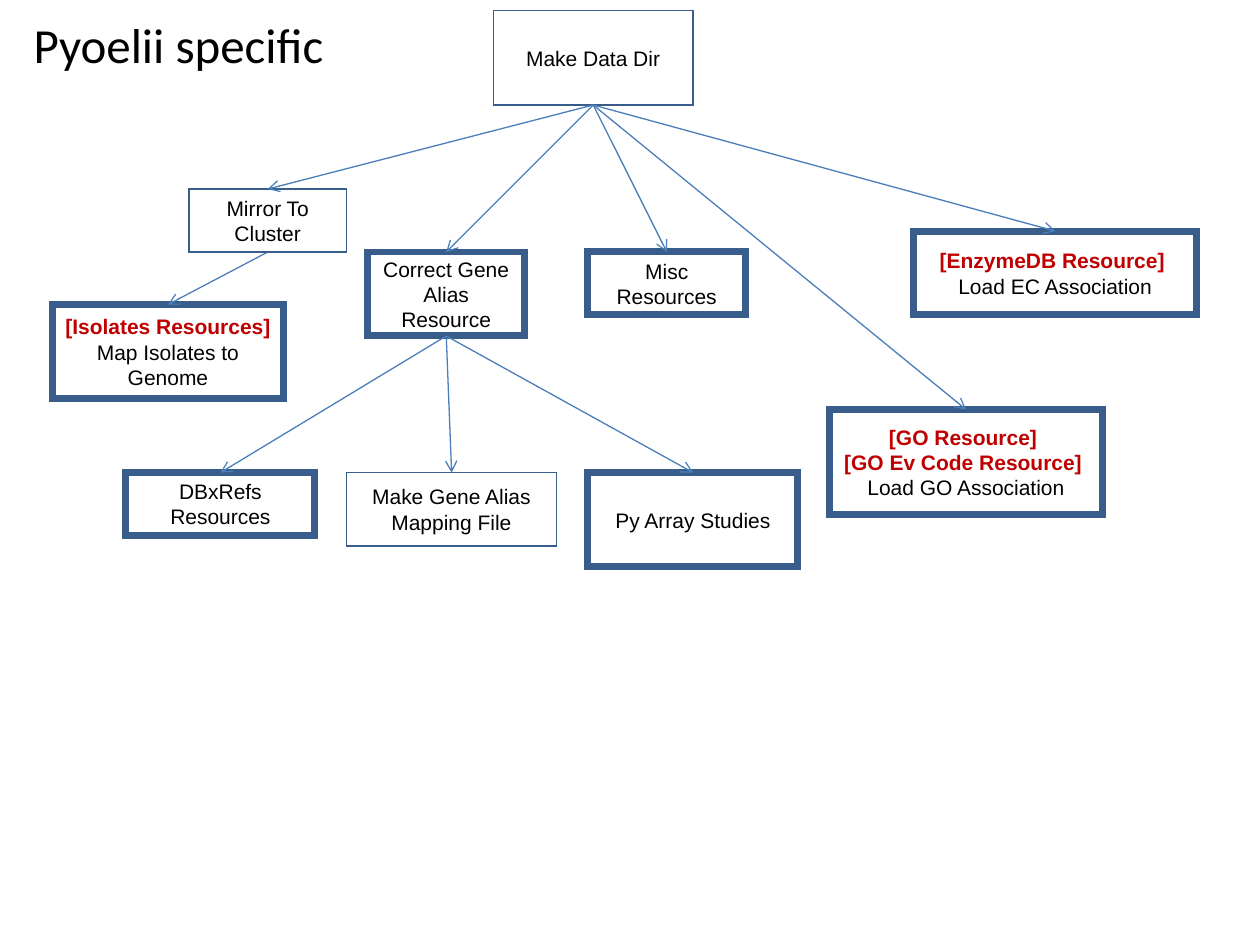
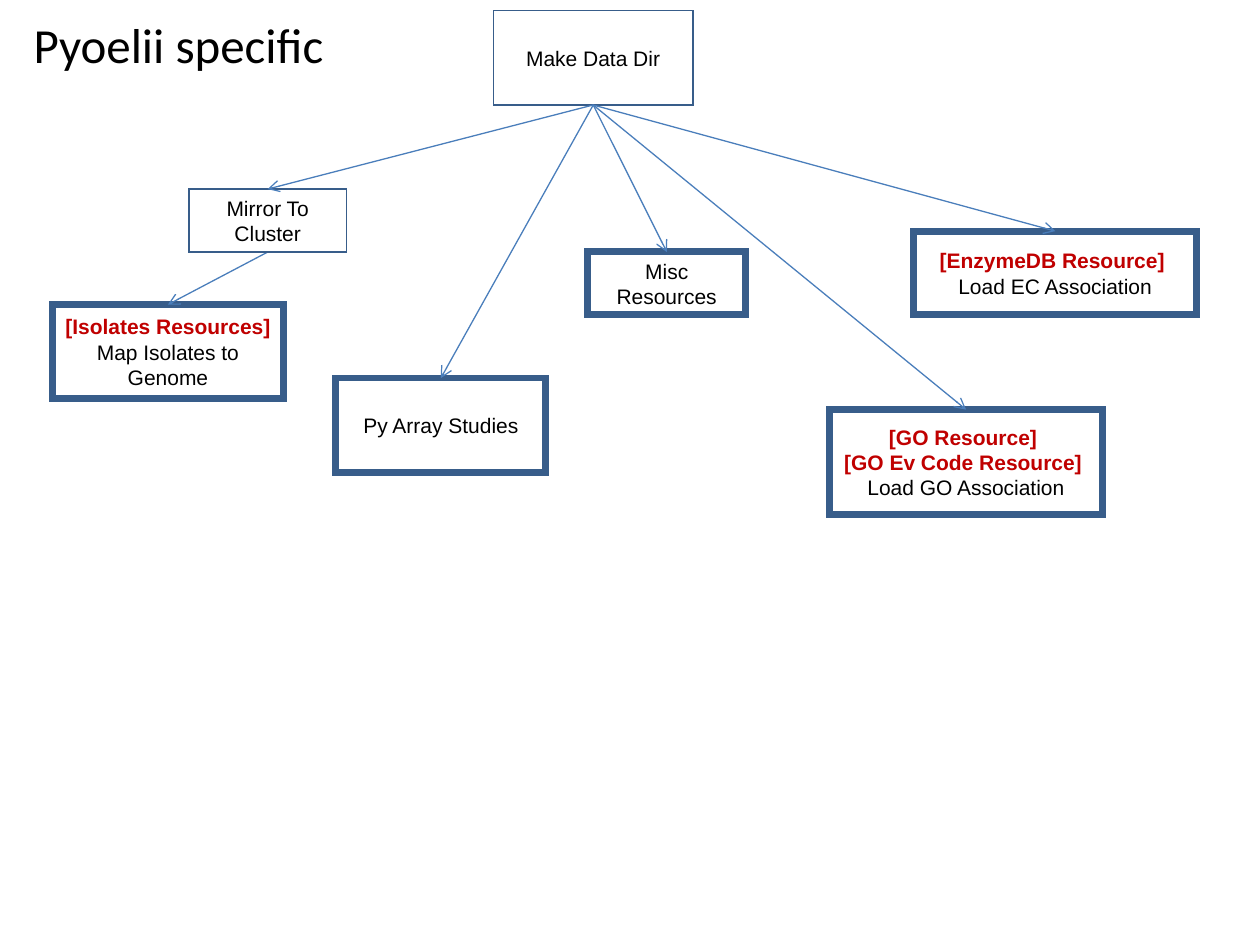
Before and after one commit to VEuPathDB/ApiCommonWorkflow, a slide deck: slide 44 of Main/doc/IntegratedWorkflow.ppt. Drawn at 1260x945 pixels with LibreOffice and Linux fonts; fonts in the diff are those of the drawing. Boxes give left, top, right and bottom in pixels: in the first picture for what was removed or moved away, otherwise in the second. Text is boxed around its words. In the diff, an @@ line names an element or a change of style, - is before the commit and + after.

Commit message:
make workflow changes for Gene Aliases, Names and Synonyms

```diff
--- a/Main/doc/IntegratedWorkflow.ppt
+++ b/Main/doc/IntegratedWorkflow.ppt
@@ arrow moved from (593, 105) - (446, 252) to (593, 105) - (441, 378) @@
@@ rectangle removed at box(368, 252, 525, 336) @@
-Correct Gene Alias
-Resource
@@ arrow removed from (446, 336) to (220, 472) @@
@@ arrow removed from (446, 336) to (451, 472) @@
@@ arrow removed from (446, 336) to (693, 472) @@
@@ rectangle "Py Array Studies": place and size @@
-rectangle "Py Array Studies" at box(588, 472, 799, 567)
+rectangle "Py Array Studies" at box(336, 378, 547, 472)
@@ rectangle removed at box(126, 472, 315, 536) @@
-DBxRefs
-Resources
@@ rectangle removed at box(346, 472, 557, 546) @@
-Make Gene Alias Mapping File
```
Also in this commit, not shown: 7 other slides changed.
